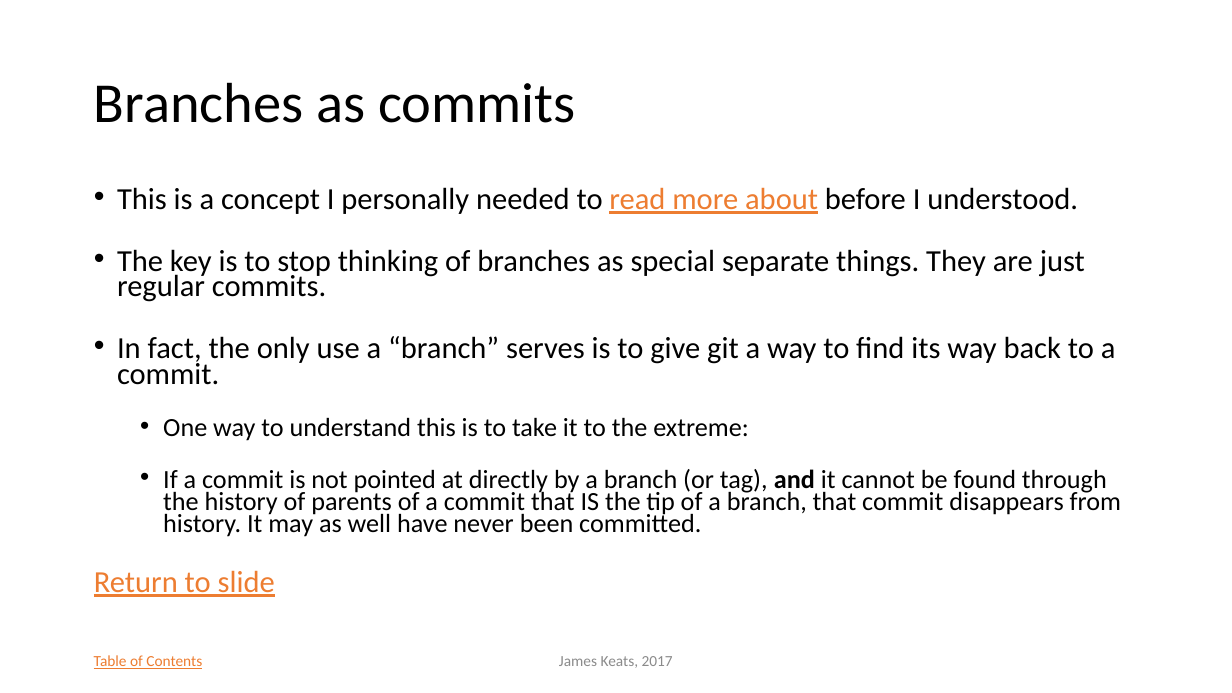
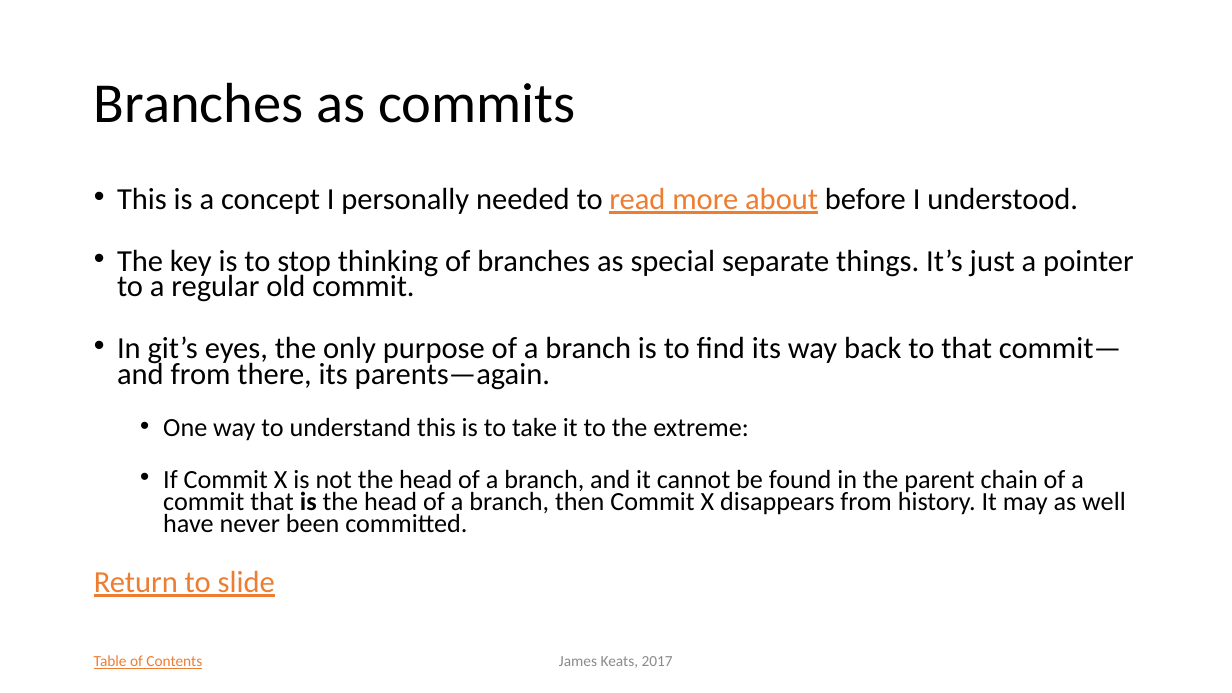
Before and after one commit to growlitheharpo/capstone-git-reference, a slide deck: slide 43 of Understanding Git.pptx. Drawn at 1232x693 pixels with LibreOffice and Linux fonts; fonts in the diff are those of the drawing; background and template pictures are left out. Boxes give left, top, right and bottom in pixels: in the first picture for what was removed or moved away, otherwise in the second. Text is boxed around its words. In the diff, an @@ line names an element or a change of style, - is before the commit and + after.

Commit message:
Update branch footnote

```diff
--- a/Understanding Git.pptx
+++ b/Understanding Git.pptx
@@ text at [117,249,1134,390]: text changed @@
-• The key is to stop thinking of branches as special separate things. They are just regular commits.
-• In fact, the only use a “branch” serves is to give git a way to find its way back to a commit.
+• The key is to stop thinking of branches as special separate things. It’s just a pointer to a regular old commit.
+• In git’s eyes, the only purpose of a branch is to find its way back to that commit—and from there, its parents—again.
@@ text at [163,469,1126,533]: text changed @@
-  • If a commit is not pointed at directly by a branch (or tag), and it cannot be found through the history of parents of a commit that IS the tip of a branch, that commit disappears from history. It may as well have never been committed.
+  • If Commit X is not the head of a branch, and it cannot be found in the parent chain of a commit that is the head of a branch, then Commit X disappears from history. It may as well have never been committed.
```
